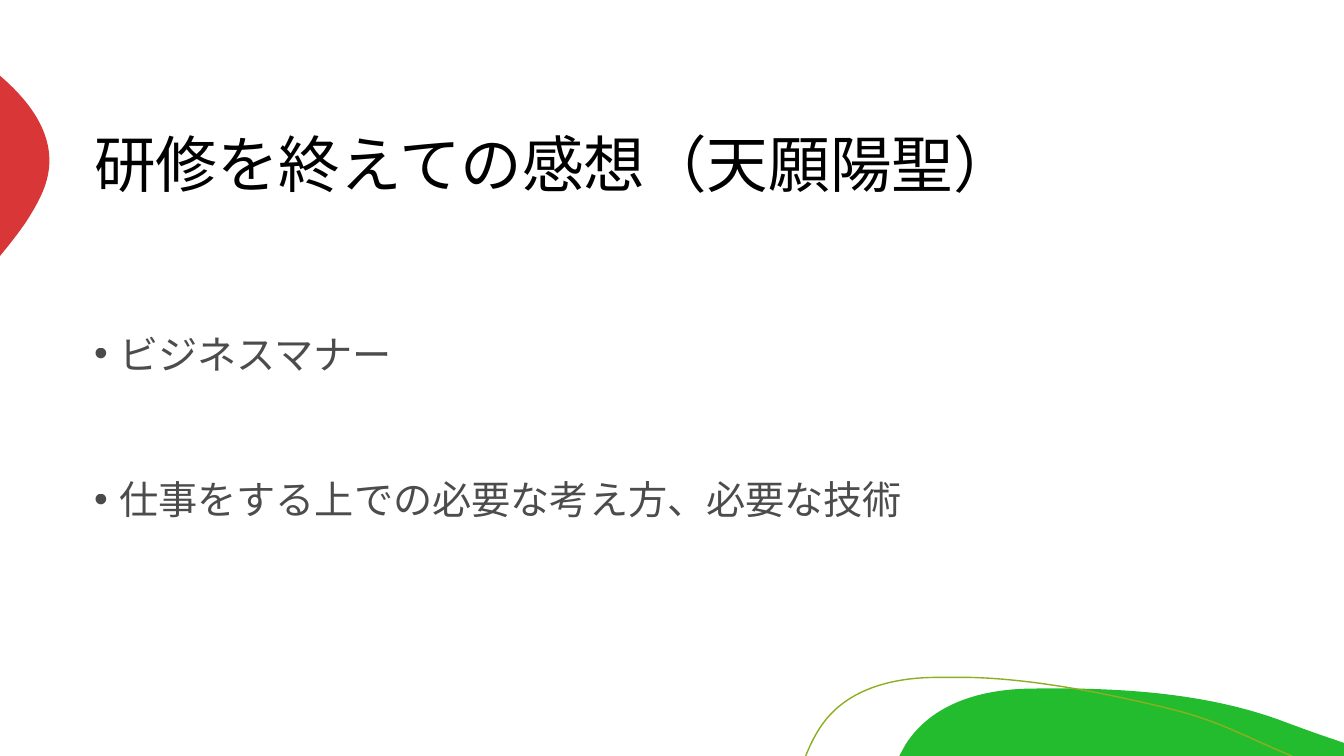
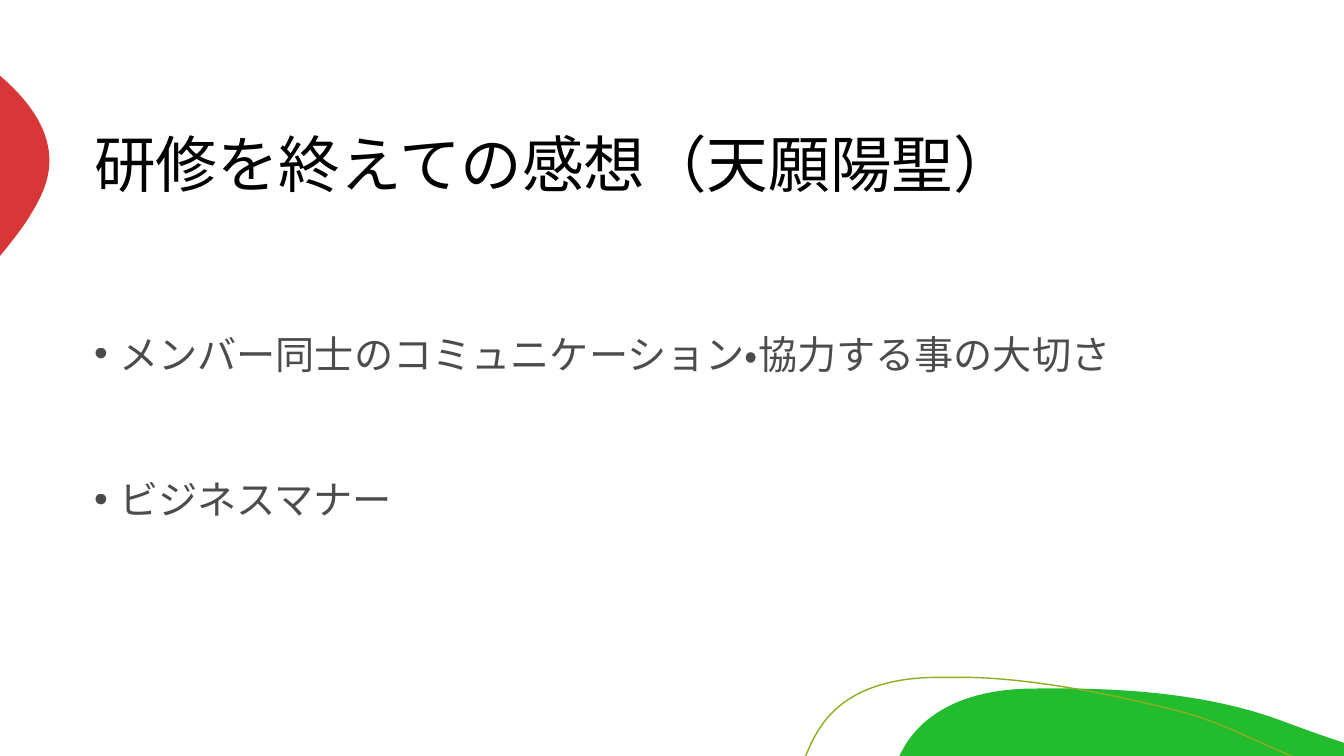
Before and after one commit to miyagiryusei/Excel, a slide deck: slide 13 of 発表資料.pptx. Drawn at 1344x756 pixels with LibreOffice and Linux fonts; fonts in the diff are those of the drawing. Boxes give left, top, right and bottom in pixels: in the first picture for what was removed or moved away, otherwise in the second. Text is boxed around its words. In the diff, an @@ line names an element or a change of style, - is before the commit and + after.

Commit message:
swe

```diff
--- a/発表資料.pptx
+++ b/発表資料.pptx
@@ text at (x1=119, y1=336, x2=1110, y2=373): paragraph added @@
+• メンバー同士のコミュニケーション・協力する事の大切さ
@@ text at (x1=119, y1=481, x2=902, y2=518): paragraph removed @@
-• 仕事をする上での必要な考え方、必要な技術
```
